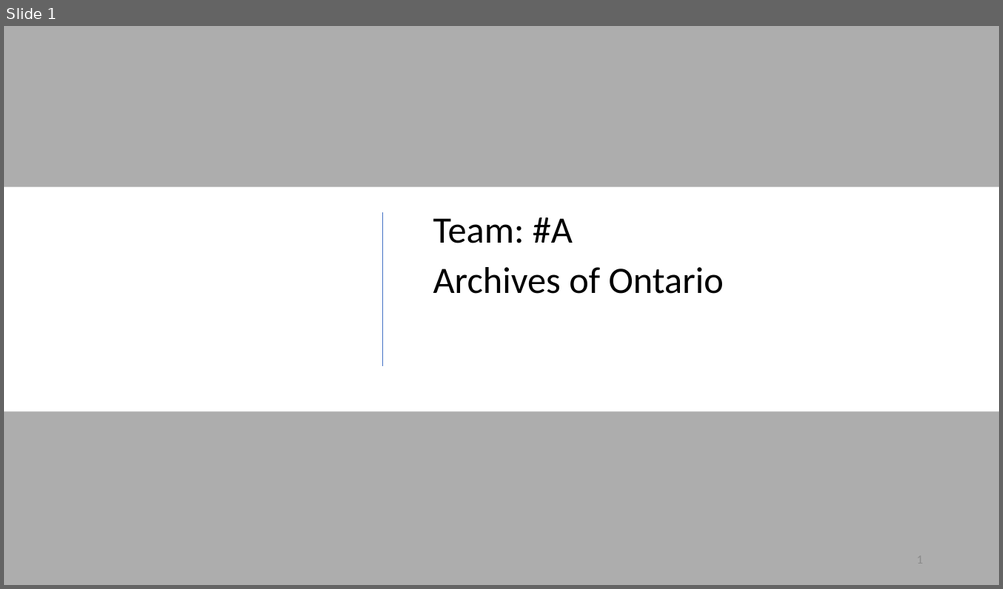
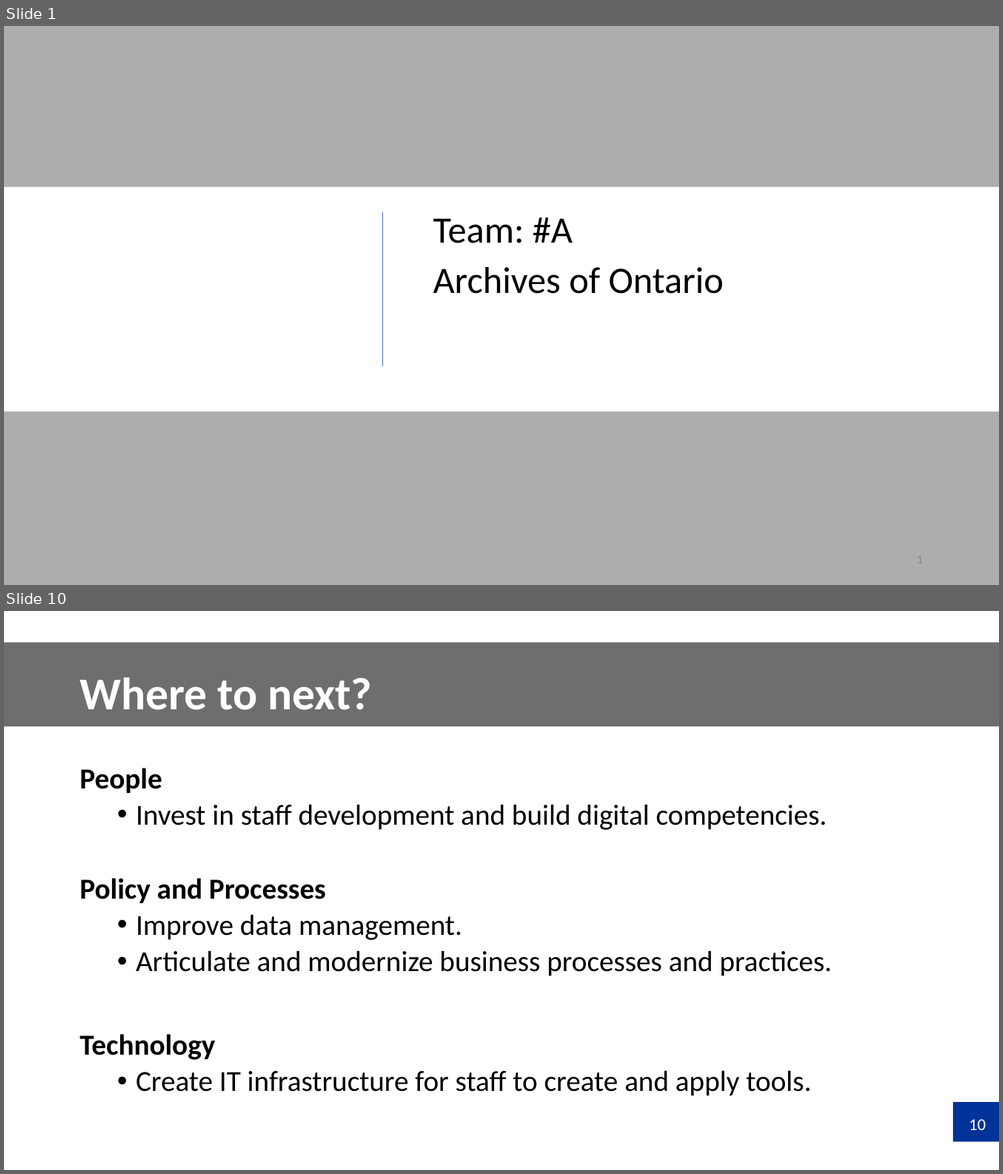
Before and after one commit to shaikh-rashid/ops-hackathon, a slide deck: presentations/AI Hackathon_Archives of Ontario.pptx. Shown one above the other, each under a label of ours: slide 1 before the commit, slides 1 and 10 after it; the slides between them are not shown. The pictures are 1003x589 and 1003x1174 pixels, drawn with LibreOffice and Linux fonts; fonts in the diff are those of the drawing; background and template pictures are left out. Boxes give left, top, right and bottom in pixels: in the first picture for what was removed or moved away, otherwise in the second. Text is boxed around its words. In the diff, an @@ line names an element or a change of style, - is before the commit and + after.

```diff
--- a/presentations/AI Hackathon_Archives of Ontario.pptx
+++ b/presentations/AI Hackathon_Archives of Ontario.pptx
@@ slide 10 added at [4, 611, 999, 1170], background #FFFFFF @@
@@ rectangle added at [4, 642, 999, 726], fill #000000 at 57% opacity @@
@@ title added at [79, 678, 372, 710], 44 pt, text #FFFFFF, bold @@
+Where to next?
@@ text added at [79, 768, 832, 1096], 28 pt, text #000000 @@
+People
+  • Invest in staff development and build digital competencies.
+Policy and Processes
+  • Improve data management.
+  • Articulate and modernize business processes and practices.
+Technology
+  • Create IT infrastructure for staff to create and apply tools.
@@ rectangle added at [953, 1102, 999, 1142], fill #003399 @@
@@ page number added at [968, 1119, 985, 1130], 16 pt, text #FFFFFF @@
+10
```
Also in this commit, not shown: 6 slides changed, 2 other slides added, 1 slide removed.
